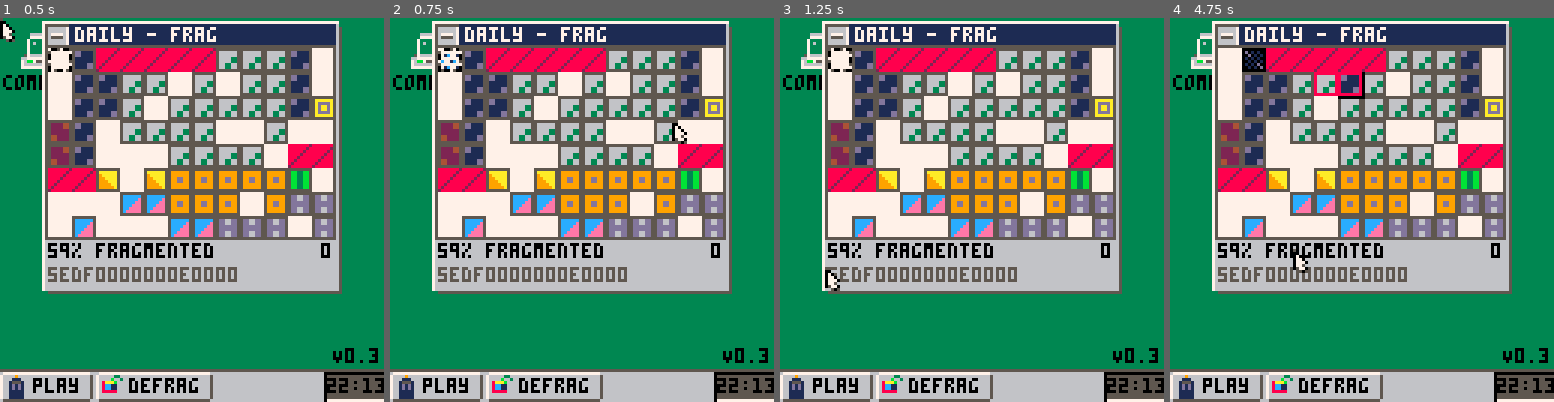
Above: before the commit, frames 1-4 (left to right).
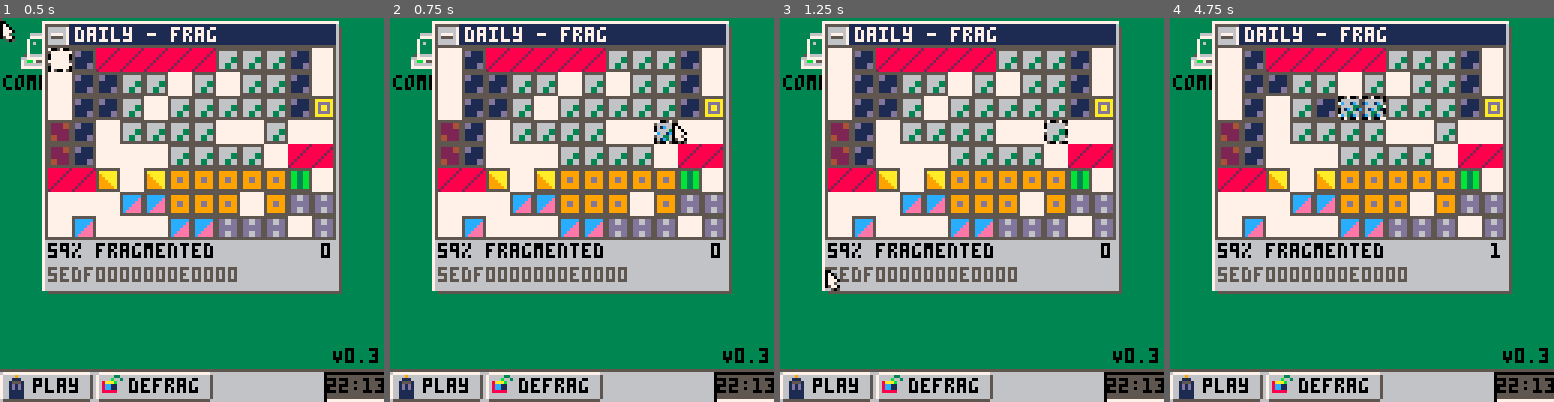
Above: after the commit, the same moments.

Repository: lkingsford/pico8-projects
Game: PICO-8 cartridge defrag.p8
Two runs of this game, one before a commit and one after it. Both use one fixed random seed, a clock stepped at 60 frames per second and the inputs below.
Inputs (mouse positions are in pixels of both pictures, inside the frame that each line leads up to):
- Up to frame 1 (0.5 s): tap X (X key) at 0.33 s
- Up to frame 2 (0.75 s): click (670, 121) at 0.67 s; tap O (Z key) at 0.7 s
- Up to frame 3 (1.25 s): tap X (X key) at 1.07 s; click (826, 267) at 1.22 s
- Up to frame 4 (4.75 s): hold Right 1.6-2.1 s; tap O (Z key) every 0.4 s from 1.7 to 4.5 s; click (1277, 114) at 1.77 s; tap X (X key) at 1.85, 2.97, 4.08 s; hold Up 2.15-2.42 s; click (1342, 259) at 2.32 s; hold Right 2.47-3.03 s; click (1404, 106) at 2.87 s; hold Left 3.08-3.58 s; click (1465, 256) at 3.42 s; hold Down 3.63-3.97 s; click (1231, 102) at 3.97 s; hold Right 4.02-4.68 s; click (1292, 248) at 4.52 s; hold Up from 4.73 s (still down)

Frame 1 is identical in both runs. In frame 2, 0.3% of the frame differs, in the area x 12-75%, y 7-33%; in frame 3, 0.3%; in frame 4, 2.2%, in the area x 18-86%, y 7-67%.

Commit message:
Partial mouse progress

Diff:
--- a/defrag.p8
+++ b/defrag.p8
@@ -7,6 +7,7 @@
 h=8
 ver="V0.3"
 cartdata("defrag03")
+main_window={w=w*8,h=h*8,x=64-(w*4),y=10}
 
 --used just for tline on the selector
 mset(0,32,16)
@@ -17,7 +18,13 @@
 moves=0
 seed=""
 
-poke(0x5f2d, 0x3)
+poke(0x5f2d, 0x1)
+
+function mouse_in_window(window)
+ return mouse_x>window.x and mouse_x<window.x+window.w and mouse_y>window.y and mouse_y<window.y+window.h
+end
+
+
 
 function setmp(val,p)
 	p%=w*h
@@ -220,16 +227,26 @@
 end
 
 function _update()
- mouse_x=stat(32)
+	mouse_x=stat(32)
 	mouse_y=stat(33)
 	time_since_mouse_move+=1
-	if (mouse_x!=last_mouse_x or mouse_y!=last_mouse_y) time_since_mouse_move=0;mouse_update_this_frame=true;
+	any_arrow=(btn(⬆️) or btn(⬇️) or btn(⬅️) or btn(➡️))
+	if (any_arrow) time_since_mouse_move+=1000
+	mouse_update_this_frame=false
+	if (mouse_x!=last_mouse_x or mouse_y!=last_mouse_y and not any_arrow) time_since_mouse_move=0;mouse_update_this_frame=true;
 	last_mouse_x=mouse_x
 	last_mouse_y=mouse_y
+	lb_down=stat(34)&1!=0
+	rb_down=stat(34)&2!=0
+	lb_btnp=not lb_last_down and lb_down
+	rb_btnp=not rb_last_down and rb_down
+	lb_last_down=lb_down
+	rb_last_down=rb_down
+	mouse_active=stat(34)!=0 or (time_since_mouse_move<150)
 	if state == 0 then
-	 _update_play()
+		_update_play()
 	elseif state == 1 then
-	 if btnp(❎) then
+	 if btnp(❎) or lb_btnp then
 			win_animation=false
 			reset()
 			show_seed=false
@@ -259,11 +276,10 @@
 		for button in all(buttons) do
 			button[7]=false
 		end
+		menu_item%=#options
 		buttons[menu_item+1][7]=true
-		--if (btnp(➡️)) show_seed=true
-		menu_item%=#options
-
-		if mouse_x>ngw[1] and mouse_x<ngw[1]+ngw[3] and mouse_y>ngw[2] and mouse_y<ngw[2]+ngw[4] then
+
+		if mouse_active and mouse_x>ngw[1] and mouse_x<ngw[1]+ngw[3] and mouse_y>ngw[2] and mouse_y<ngw[2]+ngw[4] then
 			rel_x=mouse_x-ngw[1]
 			rel_y=mouse_y-ngw[2]
 			local i=0
@@ -275,7 +291,7 @@
 			end
 		end
 
-		if (btnp(❎)) then
+		if (btnp(❎) or lb_btnp) then
 			state=0
 			_draw()
 			flip()
@@ -286,18 +302,25 @@
  end
 end
 
+function set_new_xy_from_mouse()
+	if mouse_update_this_frame and mouse_in_window(main_window) then
+		new_x=flr((mouse_x-main_window.x)/8)
+		new_y=flr((mouse_y-main_window.y)/8)
+	end
+end
 
 function _update_play(dt)
 	camera(-64+(w*4),-10)
- l,r,u,d,x,o=btnp(⬅️),btnp(➡️),btnp(⬆️),btnp(⬇️),btnp(❎),btnp(🅾️)
- if not(l or r or u or d or x or o) then return end
+	l,r,u,d,x,o=btnp(⬅️),btnp(➡️),btnp(⬆️),btnp(⬇️),btnp(❎),btnp(🅾️)
+	if not(l or r or u or d or x or o or lb_btnp or rb_btnp or mouse_update_this_frame) then return end
 	if mode==0 then
-	 local new_x=xy_csr[1]
-		local new_y=xy_csr[2]
+		new_x=xy_csr[1]
+		new_y=xy_csr[2]
 		if (l) new_x-=1
 		if (r) new_x+=1
 		if (u) new_y-=1
 		if (d) new_y+=1
+		set_new_xy_from_mouse()
 		if mget(new_x,new_y) == 1 or new_x<0 or new_x>=w or new_y<0 or new_y>=h then
 		 sfx(4)
 			return
@@ -307,12 +330,13 @@
 		xy_csr[2]=new_y
 		xy_corner_1={xy_csr[1],xy_csr[2]}
 		xy_corner_2={xy_csr[1],xy_csr[2]}
-		if (x) mode = 1;sfx(7)
+		if (x or lb_btnp) mode = 1;sfx(7)
 	elseif mode==1 then
-	 local new_x=xy_corner_2[1]
-		local new_y=xy_corner_2[2]
-	 new_x+=(r and 1 or l and -1 or 0)
-	 new_y+=(d and 1 or u and -1 or 0)
+		new_x=xy_corner_2[1]
+		new_y=xy_corner_2[2]
+		new_x+=(r and 1 or l and -1 or 0)
+		new_y+=(d and 1 or u and -1 or 0)
+		set_new_xy_from_mouse()
 		new_xy_csr={min(xy_corner_1[1], new_x), min(xy_corner_1[2], new_y)}
 		new_wh_csr={abs(xy_corner_1[1]-new_x)+1, abs(xy_corner_1[2]-new_y)+1}
 		for ix=new_xy_csr[1],new_xy_csr[1]+new_wh_csr[1]-1 do
@@ -334,7 +358,7 @@
 		xy_csr=new_xy_csr
 		wh_csr=new_wh_csr
 		xy_corner_2={new_x, new_y}
-		if x then
+		if x or lb_btnp then
 			sfx(7)
 		 mode = 2
 			mv_csr={xy_csr[1],xy_csr[2]}
@@ -380,7 +404,7 @@
 				memcpy(0x2020+_y*128,0x2040+_y*128,d[2])
 			end
 		end
-		if x then
+		if x or lb_btnp then
 		 if mv_rot==0 and mv_csr[1]==xy_csr[1] and mv_csr[2]==xy_csr[2] then
 				--aborted
 				sfx(1)
@@ -593,7 +617,7 @@
 	palt(14,true)
 	palt(0,false)
 	camera()
-	if (time_since_mouse_move<150) spr(51,mouse_x,mouse_y)
+	if (mouse_active) spr(51,mouse_x,mouse_y)
 	palt(14,false)
 	palt(0,true)
 
